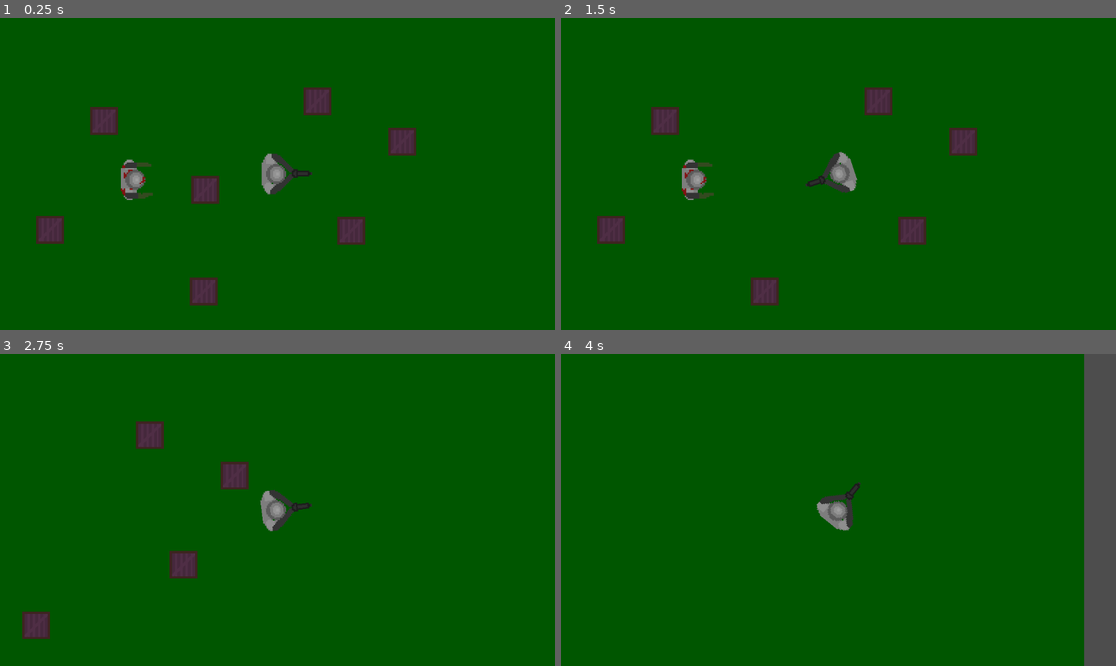
Above: before the commit, frames 1-4 (two rows, left to right).
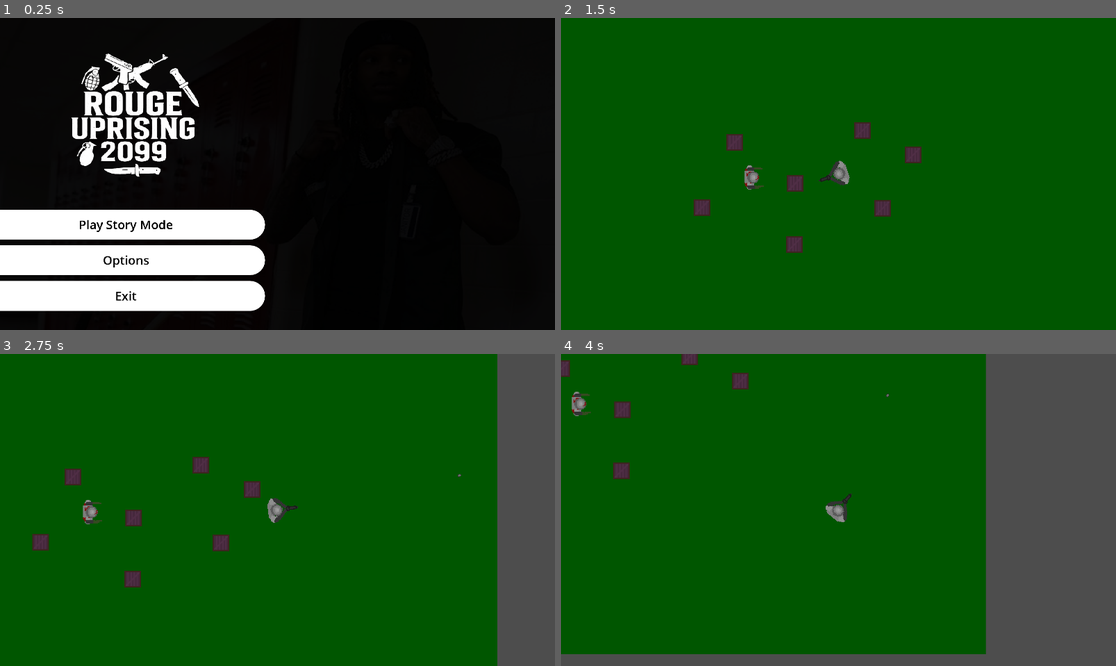
Above: after the commit, the same moments.

Repository: adittrp/cs3-capstone-project
Game: Godot game, scene res://main_menu_folder/main_menu.tscn
Two runs of this game, one before a commit and one after it. Both use one fixed random seed, a clock stepped at 60 frames per second and the inputs below. Before the commit the project starts from res://scenes/world.tscn. Video files are missing from this copy of the repository; at most half a second of black plays in their place.
Inputs (mouse positions are in pixels of both pictures, inside the frame that each line leads up to):
- Up to frame 1 (0.25 s): no input
- Up to frame 2 (1.5 s): click (688, 261) at 0.5 s, where only the run after the commit has a clickable "Options"; click (688, 223) at 1.25 s, where only the run after the commit has a clickable "Play Story Mode"
- Up to frame 3 (2.75 s): tap Enter at 2 s; move the mouse to (399, 494) at 2.02 s; hold D (move_right) from 2.03 s (still down); click (399, 494) at 2.17 s
- Up to frame 4 (4 s): move the mouse to (727, 525) at 2.77 s; release D (move_right) at 2.78 s; hold S (move_down) 2.78-3.53 s; click (727, 525) at 2.92 s; move the mouse to (894, 441) at 3.52 s; hold D (move_right) from 3.53 s (still down); click (894, 441) at 3.67 s

The runs differ from the first frame. In frame 1, 100% of the frame differs, in the area x 0-100%, y 0-100%; in frame 2, 5.0%; in frame 3, 14%; in frame 4, 22%.

Commit message:
Added Feature
Fix: added main menu into the game and play button works so now we can make levels n stuff

Diff:
--- /dev/null
+++ b/main_menu_folder/VideoOverlay.gd
@@ -0,0 +1,8 @@
+extends Panel
+
+func _ready():
+	var overlay = $ColorRect
+	overlay.color = Color(0, 0, 0, 0.8)  # Black with 50% opacity
+
+	# Start playing video
+	$VideoStreamPlayer.play()
--- /dev/null
+++ b/main_menu_folder/icon.svg
@@ -0,0 +1 @@
+<svg xmlns="http://www.w3.org/2000/svg" width="128" height="128"><rect width="124" height="124" x="2" y="2" fill="#363d52" stroke="#212532" stroke-width="4" rx="14"/><g fill="#fff" transform="translate(12.322 12.322)scale(.101)"><path d="M105 673v33q407 354 814 0v-33z"/><path fill="#478cbf" d="m105 673 152 14q12 1 15 14l4 67 132 10 8-61q2-11 15-15h162q13 4 15 15l8 61 132-10 4-67q3-13 15-14l152-14V427q30-39 56-81-35-59-83-108-43 20-82 47-40-37-88-64 7-51 8-102-59-28-123-42-26 43-46 89-49-7-98 0-20-46-46-89-64 14-123 42 1 51 8 102-48 27-88 64-39-27-82-47-48 49-83 108 26 42 56 81zm0 33v39c0 276 813 276 814 0v-39l-134 12-5 69q-2 10-14 13l-162 11q-12 0-16-11l-10-65H446l-10 65q-4 11-16 11l-162-11q-12-3-14-13l-5-69z"/><path d="M483 600c0 34 58 34 58 0v-86c0-34-58-34-58 0z"/><circle cx="725" cy="526" r="90"/><circle cx="299" cy="526" r="90"/></g><g fill="#414042" transform="translate(12.322 12.322)scale(.101)"><circle cx="307" cy="532" r="60"/><circle cx="717" cy="532" r="60"/></g></svg>
--- /dev/null
+++ b/main_menu_folder/main_menu.tscn
@@ -0,0 +1,162 @@
+[gd_scene load_steps=13 format=3 uid="uid://b0dvvql5pk5gk"]
+
+[ext_resource type="Texture2D" uid="uid://cuoy3tstydg1x" path="res://main_menu_folder/kingvon.jpg" id="1_7vrkn"]
+[ext_resource type="Script" uid="uid://bcu0i7d2i8sdf" path="res://main_menu_folder/scripts/main_menu.gd" id="1_fu7sn"]
+[ext_resource type="Texture2D" uid="uid://4d6jlgamvm3v" path="res://main_menu_folder/ChatGPT_Image_Apr_9__2025__03_10_14_PM-removebg-preview.png" id="2_fu7sn"]
+[ext_resource type="Script" uid="uid://db85jdl5k0jwh" path="res://main_menu_folder/VideoOverlay.gd" id="3_glbon"]
+[ext_resource type="VideoStream" uid="uid://4xavfmlvstd" path="res://main_menu_folder/_-Welcome-to-FIREPLACE-4K-_-Your-Channel-for-the-most-relaxing-Fireplace-Videos-_.ogv" id="3_jix8l"]
+[ext_resource type="Script" uid="uid://bm150xh2f284j" path="res://main_menu_folder/scripts/v_box_container.gd" id="5_nlkkf"]
+
+[sub_resource type="StyleBoxTexture" id="StyleBoxTexture_jix8l"]
+texture = ExtResource("1_7vrkn")
+modulate_color = Color(0.223103, 0.223103, 0.223103, 1)
+
+[sub_resource type="Theme" id="Theme_nlkkf"]
+
+[sub_resource type="StyleBoxEmpty" id="StyleBoxEmpty_7vrkn"]
+
+[sub_resource type="StyleBoxFlat" id="StyleBoxFlat_7vrkn"]
+bg_color = Color(0.625597, 0.625597, 0.625597, 1)
+corner_radius_top_left = 20
+corner_radius_top_right = 645
+corner_radius_bottom_right = 645
+corner_radius_bottom_left = 20
+
+[sub_resource type="StyleBoxFlat" id="StyleBoxFlat_fu7sn"]
+bg_color = Color(0.347817, 0.347817, 0.347817, 1)
+corner_radius_top_left = 20
+corner_radius_top_right = 645
+corner_radius_bottom_right = 645
+corner_radius_bottom_left = 20
+
+[sub_resource type="StyleBoxFlat" id="StyleBoxFlat_rhts7"]
+bg_color = Color(1, 1, 1, 1)
+corner_radius_top_left = 20
+corner_radius_top_right = 645
+corner_radius_bottom_right = 645
+corner_radius_bottom_left = 20
+
+[node name="MainMenu" type="Control"]
+layout_mode = 3
+anchors_preset = 15
+anchor_right = 1.0
+anchor_bottom = 1.0
+offset_left = -18.0
+offset_top = -5.0
+offset_right = -18.0
+offset_bottom = -5.0
+grow_horizontal = 2
+grow_vertical = 2
+script = ExtResource("1_fu7sn")
+
+[node name="Panel" type="Panel" parent="."]
+layout_mode = 1
+anchors_preset = 15
+anchor_right = 1.0
+anchor_bottom = 1.0
+offset_left = 10.0
+offset_top = 4.0
+offset_right = 21.0
+offset_bottom = 6.0
+grow_horizontal = 2
+grow_vertical = 2
+theme_override_styles/panel = SubResource("StyleBoxTexture_jix8l")
+script = ExtResource("3_glbon")
+
+[node name="VideoStreamPlayer" type="VideoStreamPlayer" parent="Panel"]
+texture_filter = 1
+layout_mode = 1
+offset_right = 640.0
+offset_bottom = 360.0
+scale = Vector2(3, 3)
+stream = ExtResource("3_jix8l")
+autoplay = true
+loop = true
+
+[node name="ColorRect" type="ColorRect" parent="Panel"]
+layout_mode = 1
+anchors_preset = 15
+anchor_right = 1.0
+anchor_bottom = 1.0
+grow_horizontal = 2
+grow_vertical = 2
+theme = SubResource("Theme_nlkkf")
+color = Color(0.74558, 0.74558, 0.74558, 1)
+
+[node name="VBoxContainer" type="VBoxContainer" parent="."]
+layout_mode = 1
+anchors_preset = 8
+anchor_left = 0.5
+anchor_top = 0.5
+anchor_right = 0.5
+anchor_bottom = 0.5
+offset_left = -987.0
+offset_top = 129.0
+offset_right = -25.0
+offset_bottom = 479.0
+grow_horizontal = 2
+grow_vertical = 2
+theme_override_constants/separation = 20
+script = ExtResource("5_nlkkf")
+
+[node name="Button" type="Button" parent="VBoxContainer"]
+layout_mode = 2
+size_flags_vertical = 3
+theme_override_colors/font_hover_color = Color(0, 0, 0, 1)
+theme_override_colors/font_color = Color(0, 0, 0, 1)
+theme_override_colors/font_focus_color = Color(0, 0, 0, 1)
+theme_override_colors/font_pressed_color = Color(0, 0, 0, 1)
+theme_override_constants/h_separation = 1360
+theme_override_font_sizes/font_size = 42
+theme_override_styles/focus = SubResource("StyleBoxEmpty_7vrkn")
+theme_override_styles/hover = SubResource("StyleBoxFlat_7vrkn")
+theme_override_styles/pressed = SubResource("StyleBoxFlat_fu7sn")
+theme_override_styles/normal = SubResource("StyleBoxFlat_rhts7")
+text = "Play Story Mode"
+
+[node name="Button2" type="Button" parent="VBoxContainer"]
+layout_mode = 2
+size_flags_vertical = 3
+theme_override_colors/font_hover_color = Color(0, 0, 0, 1)
+theme_override_colors/font_color = Color(0, 0, 0, 1)
+theme_override_colors/font_focus_color = Color(0, 0, 0, 1)
+theme_override_colors/font_pressed_color = Color(0, 0, 0, 1)
+theme_override_constants/h_separation = 1360
+theme_override_font_sizes/font_size = 42
+theme_override_styles/focus = SubResource("StyleBoxEmpty_7vrkn")
+theme_override_styles/hover = SubResource("StyleBoxFlat_7vrkn")
+theme_override_styles/pressed = SubResource("StyleBoxFlat_fu7sn")
+theme_override_styles/normal = SubResource("StyleBoxFlat_rhts7")
+text = "Options
+"
+
+[node name="Button3" type="Button" parent="VBoxContainer"]
+layout_mode = 2
+size_flags_vertical = 3
+theme_override_colors/font_hover_color = Color(0, 0, 0, 1)
+theme_override_colors/font_color = Color(0, 0, 0, 1)
+theme_override_colors/font_focus_color = Color(0, 0, 0, 1)
+theme_override_colors/font_pressed_color = Color(0, 0, 0, 1)
+theme_override_constants/h_separation = 1360
+theme_override_font_sizes/font_size = 42
+theme_override_styles/focus = SubResource("StyleBoxEmpty_7vrkn")
+theme_override_styles/hover = SubResource("StyleBoxFlat_7vrkn")
+theme_override_styles/pressed = SubResource("StyleBoxFlat_fu7sn")
+theme_override_styles/normal = SubResource("StyleBoxFlat_rhts7")
+text = "Exit"
+
+[node name="AudioStreamPlayer2D" type="AudioStreamPlayer2D" parent="VBoxContainer"]
+
+[node name="TextureRect" type="TextureRect" parent="."]
+layout_mode = 0
+offset_left = 213.0
+offset_top = 89.0
+offset_right = 755.0
+offset_bottom = 589.0
+texture = ExtResource("2_fu7sn")
+
+[node name="AudioStreamPlayer2D" type="AudioStreamPlayer2D" parent="."]
+
+[connection signal="pressed" from="VBoxContainer/Button" to="." method="_on_start_pressed"]
+[connection signal="pressed" from="VBoxContainer/Button2" to="." method="_on_options_pressed"]
+[connection signal="pressed" from="VBoxContainer/Button3" to="." method="_on_exit_pressed"]
--- /dev/null
+++ b/main_menu_folder/scripts/main_menu.gd
@@ -0,0 +1,23 @@
+extends Control
+
+var bg_music = preload("res://main_menu_folder/audios/المقطع الاصلي للفار الموسيقار _ ساعة متواصلة مع الفأر الموسيقار 4.mp3")
+
+func _ready():
+	# Duplicate the stream and enable looping
+	var music = bg_music.duplicate()
+	music.loop = true
+
+	# Set up and play the looping background music
+	$AudioStreamPlayer2D.stream = music
+	$AudioStreamPlayer2D.volume_db = -6  # Optional: reduce if too loud
+	$AudioStreamPlayer2D.play()
+
+func _on_start_pressed() -> void:
+	print("Start pressed...")
+	get_tree().change_scene_to_file("res://scenes/world.tscn")
+
+func _on_options_pressed() -> void:
+	print("Settings pressed...")
+
+func _on_exit_pressed() -> void:
+	get_tree().quit()
--- /dev/null
+++ b/main_menu_folder/scripts/v_box_container.gd
@@ -0,0 +1,21 @@
+extends VBoxContainer
+
+# Preload or load your audio files
+var sound1 = preload("res://main_menu_folder/audios/click-buttons-ui-menu-sounds-effects-button-13-205396.mp3")  # Hover
+var sound2 = preload("res://main_menu_folder/audios/computer-processing-sound-effects-short-click-select-01-122134.mp3")  # Pressed
+
+func _ready():
+	# Connect the hover signal for all buttons
+	for btn in [$Button, $Button2, $Button3]:
+		btn.mouse_entered.connect(on_button_hover.bind(sound1))
+		btn.pressed.connect(on_button_pressed)
+
+func on_button_hover(sound: AudioStream):
+	$AudioStreamPlayer2D.stream = sound
+	$AudioStreamPlayer2D.volume_db = 6  # Increase volume (0 is default)
+	$AudioStreamPlayer2D.play()
+
+func on_button_pressed():
+	$AudioStreamPlayer2D.stream = sound2
+	$AudioStreamPlayer2D.volume_db = 10  # Same boost
+	$AudioStreamPlayer2D.play()
--- a/project.godot
+++ b/project.godot
@@ -11,9 +11,14 @@
 [application]
 
 config/name="CS3 Capstone Project"
-run/main_scene="res://scenes/world.tscn"
+run/main_scene="uid://b0dvvql5pk5gk"
 config/features=PackedStringArray("4.4", "Forward Plus")
 config/icon="res://icon.svg"
+
+[display]
+
+window/size/viewport_width=1920
+window/size/viewport_height=1080
 
 [input]
 
Binary file added: main_menu_folder/ChatGPT_Image_Apr_9__2025__03_06_22_PM-removebg-preview.png
Not shown, added: main_menu_folder/ChatGPT_Image_Apr_9__2025__03_06_22_PM-removebg-preview.png.import
Binary file added: main_menu_folder/ChatGPT_Image_Apr_9__2025__03_10_14_PM-removebg-preview.png
Not shown, added: main_menu_folder/ChatGPT_Image_Apr_9__2025__03_10_14_PM-removebg-preview.png.import
Binary file added: main_menu_folder/King_Von_Armed_Dangerous_Official_Video.gif
Not shown, added: main_menu_folder/VideoOverlay.gd.uid
Not shown, added: main_menu_folder/_-Welcome-to-FIREPLACE-4K-_-Your-Channel-for-the-most-relaxing-Fireplace-Videos-_.ogv.uid
Not shown, added: main_menu_folder/audios/click-buttons-ui-menu-sounds-effects-button-13-205396.mp3.import
Not shown, added: main_menu_folder/audios/computer-processing-sound-effects-short-click-select-01-122134.mp3.import
Not shown, added: main_menu_folder/audios/المقطع الاصلي للفار الموسيقار _ ساعة متواصلة مع الفأر الموسيقار 4.mp3.import
Not shown, added: main_menu_folder/icon.svg.import
Binary file added: main_menu_folder/kingvon.jpg
(and 12 more such lines)
